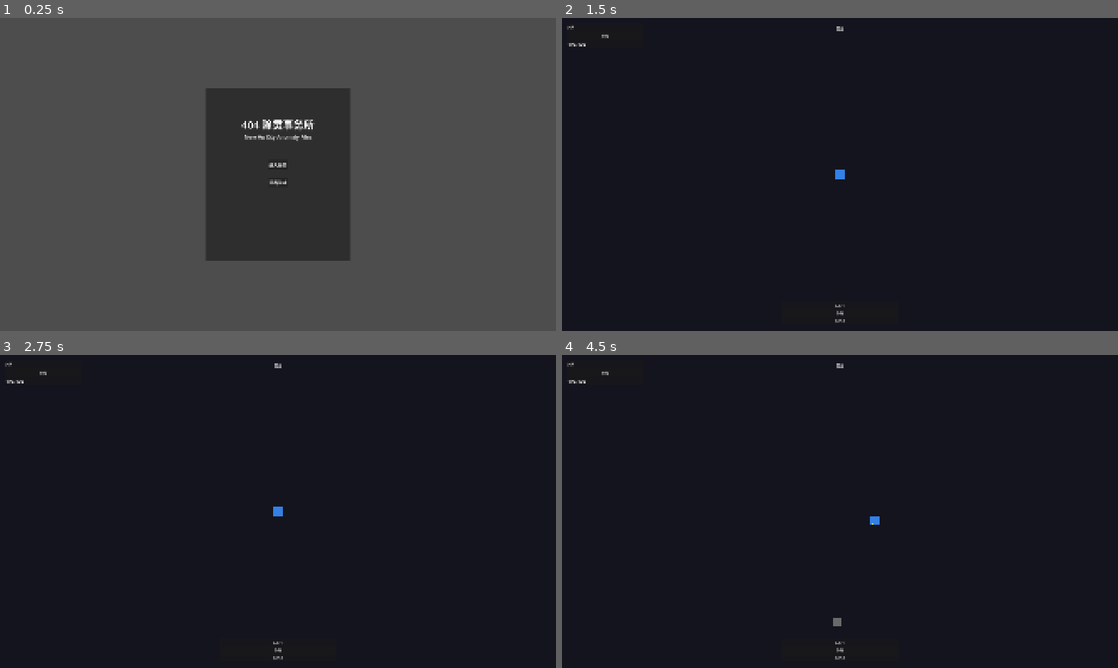
Above: before the commit, frames 1-4 (two rows, left to right).
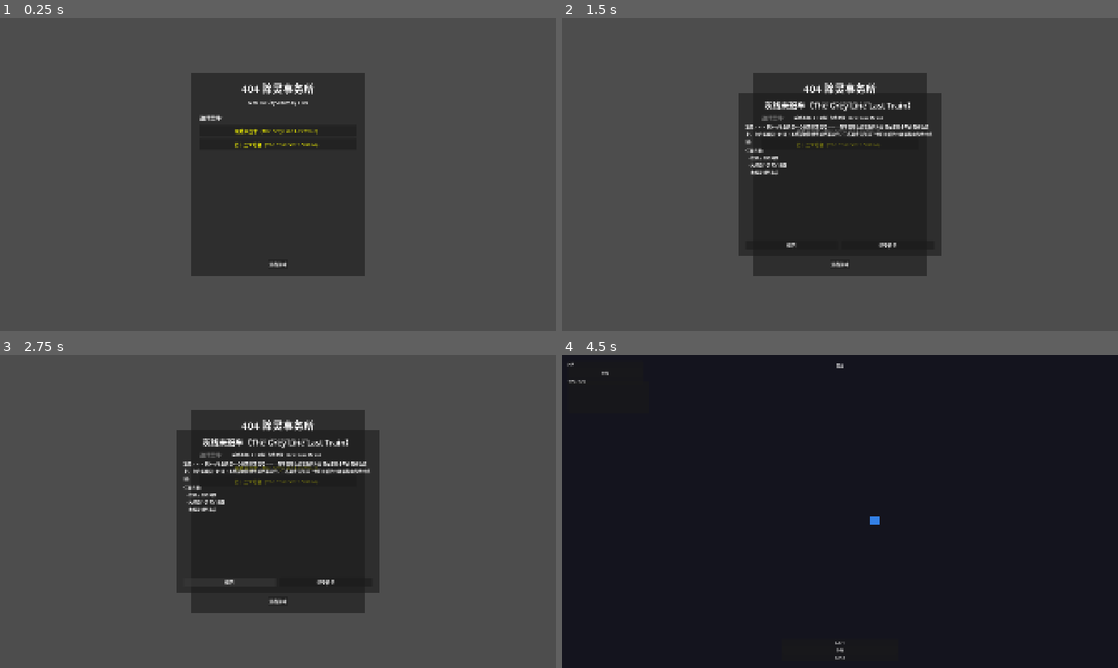
Above: after the commit, the same moments.

Repository: thefoolsparkle-oss/404_exorcism_agency
Game: Godot game, scene res://scenes/main/main.tscn
The game is run twice, just before and just after one commit, with the same random seed, the same clock (stepped at 60 frames per second) and the same inputs.
Inputs (mouse positions are in pixels of both pictures, inside the frame that each line leads up to):
- Up to frame 1 (0.25 s): no input
- Up to frame 2 (1.5 s): click (840, 165) at 0.5 s, where only the run before the commit has a clickable "进入任务"; click (840, 130) at 1.25 s, where only the run after the commit has a clickable "灰线末班车（The Grey Line Last Trai…"
- Up to frame 3 (2.75 s): click (227, 583) at 2 s, where only the run after the commit has a clickable "返回"
- Up to frame 4 (4.5 s): click (890, 583) at 2.75 s, where only the run after the commit has a clickable "接受任务"; tap Enter at 3.5 s; move the mouse to (962, 495) at 3.52 s; hold D (move_right) 3.53-4.28 s; tap 1 at 3.6 s; click (962, 495) at 3.67 s; move the mouse to (728, 527) at 4.27 s; hold S (move_down) from 4.28 s (still down); tap 2 at 4.35 s

The runs differ from the first frame. In frame 1, 6.8% of the frame differs, in the area x 34-66%, y 17-83%; in frame 2, 86%; in frame 3, 86%, in the area x 0-100%, y 0-100%; in frame 4, less than 0.1%.

Commit message:
Phase 2: case system — case data, CaseManager autoload, briefing UI, objective tracker, HUD objectives, integrated spawn/result

Diff:
--- /dev/null
+++ b/game/data/cases/approved_cases.json
@@ -0,0 +1,53 @@
+{
+  "GLM-001": {
+    "case_id": "GLM-001",
+    "title_cn": "灰线末班车",
+    "title_en": "The Grey Line Last Train",
+    "display_name": "灰线末班车（The Grey Line Last Train）",
+    "district": "灰线地铁（Grey Line Metro）",
+    "threat_level": 2,
+    "anomaly_type": ["空间异常", "广播感染"],
+    "briefing": "凌晨2:17，新沪市地铁调度中心收到异常信号——一列不应存在的灰色列车出现在废弃多年的灰线轨道上。此后每晚同一时间，系统都会检测到该列车运行。三名调查员失踪，他们最后的位置都指向灰线终点站。",
+    "objectives": [
+      {"type": "collect", "target": "time_ticket", "count": 3, "text": "找到三张时间票"},
+      {"type": "disable", "target": "broadcast_device", "count": 4, "text": "关闭四个异常广播器"},
+      {"type": "defeat_boss", "target": "grey_line_conductor", "text": "击败灰线列车员"}
+    ],
+    "boss_id": "grey_line_conductor",
+    "enemy_pool": ["empty_seat_passenger", "reverse_walker", "low_frequency_shade"],
+    "spawn_interval_min": 2.5,
+    "spawn_interval_max": 1.0,
+    "ramp_duration": 100.0,
+    "boss_spawn_time": 100.0,
+    "reward_items": ["broken_monthly_pass", "low_frequency_broadcast_module"],
+    "archive_text": "档案编号 GLM-001：经确认，灰线地铁在1987年已全线停运。其轨道在2003年城市改造中被部分拆除。目前运营中的地铁线路均不与灰线接轨。如有市民声称乘坐过灰线列车，请立即联系404事务所。请不要查询终点站。如果广播中出现你的名字，不要回应。",
+    "source_inspiration": [
+      {"title": "都市怪谈集", "url": "https://example.com", "usage": "inspiration_only"}
+    ]
+  },
+  "GLM-002": {
+    "case_id": "GLM-002",
+    "title_cn": "第十三个站台",
+    "title_en": "The Thirteenth Station",
+    "display_name": "第十三个站台（The Thirteenth Station）",
+    "district": "灰线地铁（Grey Line Metro）",
+    "threat_level": 2,
+    "anomaly_type": ["空间异常", "认知感染"],
+    "briefing": "灰线地铁线路图上标记了12个站点。但近期有多名乘客声称在换乘时无意中到达了「第十三个站台」。站台墙壁是湿的，空气中弥漫着海水的气味，尽管新沪市距海岸线有200公里。凡到达此站台的人，都会在接下来三天内反复梦见同一段铁轨。",
+    "objectives": [
+      {"type": "collect", "target": "station_key", "count": 4, "text": "收集四把站台钥匙"},
+      {"type": "defeat_boss", "target": "station_shadow", "text": "击败站台暗影"}
+    ],
+    "boss_id": "station_shadow",
+    "enemy_pool": ["empty_seat_passenger", "reverse_walker", "low_frequency_shade"],
+    "spawn_interval_min": 3.0,
+    "spawn_interval_max": 1.2,
+    "ramp_duration": 110.0,
+    "boss_spawn_time": 110.0,
+    "reward_items": ["rusted_station_key", "seawater_sample"],
+    "archive_text": "档案编号 GLM-002：灰线地铁官方设计图纸显示仅有12个车站。建筑承包商也确认未建造额外的站台结构。关于「海水气味」的来源，地质勘测显示灰线最深处仅为地下30米，不可能接触到地下水层，更不用说海水。",
+    "source_inspiration": [
+      {"title": "都市怪谈集", "url": "https://example.com", "usage": "inspiration_only"}
+    ]
+  }
+}
--- a/game/project.godot
+++ b/game/project.godot
@@ -25,6 +25,7 @@
 EventBus="*res://scripts/core/event_bus.gd"
 GameManager="*res://scripts/core/game_manager.gd"
 DataLoader="*res://scripts/core/data_loader.gd"
+CaseManager="*res://scripts/office/case_manager.gd"
 
 [display]
 
--- a/game/scenes/combat/combat.tscn
+++ b/game/scenes/combat/combat.tscn
@@ -1,11 +1,12 @@
-[gd_scene load_steps=7 format=3]
+[gd_scene load_steps=9 format=3]
 
 [ext_resource type="PackedScene" path="res://scenes/combat/player.tscn" id="1_player_scene"]
 [ext_resource type="Script" path="res://scripts/combat/combat.gd" id="2_combat"]
 [ext_resource type="Script" path="res://scripts/combat/spawn_director.gd" id="3_spawn_dir"]
-[ext_resource type="PackedScene" path="res://scenes/ui/level_up_panel.tscn" id="4_level_up_panel"]
-[ext_resource type="PackedScene" path="res://scenes/ui/hud.tscn" id="5_hud"]
-[ext_resource type="PackedScene" path="res://scenes/ui/result_panel.tscn" id="6_result_panel"]
+[ext_resource type="Script" path="res://scripts/combat/objective_tracker.gd" id="4_obj_tracker"]
+[ext_resource type="PackedScene" path="res://scenes/ui/level_up_panel.tscn" id="5_level_up_panel"]
+[ext_resource type="PackedScene" path="res://scenes/ui/hud.tscn" id="6_hud"]
+[ext_resource type="PackedScene" path="res://scenes/ui/result_panel.tscn" id="7_result_panel"]
 
 [node name="Combat" type="Node2D"]
 script = ExtResource("2_combat")
@@ -15,22 +16,21 @@
 size = Vector2(3840, 2160)
 
 [node name="border_lines" type="Node2D" parent="."]
-
 [node name="obstacles" type="Node2D" parent="."]
-
 [node name="entities" type="Node2D" parent="."]
 
 [node name="player" parent="entities" instance=ExtResource("1_player_scene")]
 position = Vector2(1920, 1080)
 
 [node name="enemies" type="Node2D" parent="entities"]
-
 [node name="projectiles" type="Node2D" parent="."]
-
 [node name="experience_orbs" type="Node2D" parent="."]
 
 [node name="spawn_director" type="Node2D" parent="."]
 script = ExtResource("3_spawn_dir")
+
+[node name="objective_tracker" type="Node" parent="."]
+script = ExtResource("4_obj_tracker")
 
 [node name="camera" type="Camera2D" parent="."]
 position = Vector2(1920, 1080)
@@ -45,8 +45,6 @@
 
 [node name="ui_layer" type="CanvasLayer" parent="."]
 
-[node name="hud" parent="ui_layer" instance=ExtResource("5_hud")]
-
-[node name="level_up_panel" parent="ui_layer" instance=ExtResource("4_level_up_panel")]
-
-[node name="result_panel" parent="ui_layer" instance=ExtResource("6_result_panel")]
+[node name="hud" parent="ui_layer" instance=ExtResource("6_hud")]
+[node name="level_up_panel" parent="ui_layer" instance=ExtResource("5_level_up_panel")]
+[node name="result_panel" parent="ui_layer" instance=ExtResource("7_result_panel")]
--- a/game/scenes/main/main.tscn
+++ b/game/scenes/main/main.tscn
@@ -1,6 +1,7 @@
-[gd_scene load_steps=2 format=3 uid="uid://c5n5ewp8f0g8m"]
+[gd_scene load_steps=4 format=3]
 
 [ext_resource type="Script" path="res://scripts/main/main.gd" id="1_main"]
+[ext_resource type="PackedScene" path="res://scenes/ui/case_briefing.tscn" id="2_briefing"]
 
 [node name="Main" type="Node2D"]
 script = ExtResource("1_main")
@@ -13,21 +14,20 @@
 anchor_top = 0.5
 anchor_right = 0.5
 anchor_bottom = 0.5
-offset_left = -250.0
-offset_top = -300.0
-offset_right = 250.0
-offset_bottom = 300.0
+offset_left = -300.0
+offset_top = -350.0
+offset_right = 300.0
+offset_bottom = 350.0
 
 [node name="VBoxContainer" type="VBoxContainer" parent="CanvasLayer/Panel"]
-anchors_preset = 8
-anchor_left = 0.5
-anchor_top = 0.5
-anchor_right = 0.5
-anchor_bottom = 0.5
-offset_left = -200.0
-offset_top = -200.0
-offset_right = 200.0
-offset_bottom = 200.0
+anchors_preset = 15
+anchor_right = 1.0
+anchor_bottom = 1.0
+offset_left = 30.0
+offset_top = 25.0
+offset_right = -30.0
+offset_bottom = -25.0
+theme_override_constants/separation = 12
 
 [node name="TitleLabel" type="Label" parent="CanvasLayer/Panel/VBoxContainer"]
 layout_mode = 2
@@ -39,25 +39,29 @@
 layout_mode = 2
 text = "New Hu City Anomaly Files"
 horizontal_alignment = 1
+theme_override_font_sizes/font_size = 16
+
+[node name="Separator" type="HSeparator" parent="CanvasLayer/Panel/VBoxContainer"]
+layout_mode = 2
+
+[node name="CaseLabel" type="Label" parent="CanvasLayer/Panel/VBoxContainer"]
+layout_mode = 2
+text = "选择案件:"
 theme_override_font_sizes/font_size = 18
+
+[node name="CaseListContainer" type="VBoxContainer" parent="CanvasLayer/Panel/VBoxContainer"]
+layout_mode = 2
+size_flags_vertical = 3
+theme_override_constants/separation = 6
 
 [node name="Spacer" type="Control" parent="CanvasLayer/Panel/VBoxContainer"]
 layout_mode = 2
-custom_minimum_size = Vector2(0, 60)
-
-[node name="StartButton" type="Button" parent="CanvasLayer/Panel/VBoxContainer"]
-layout_mode = 2
-text = "进入任务"
-size_flags_horizontal = 4
-
-[node name="Spacer2" type="Control" parent="CanvasLayer/Panel/VBoxContainer"]
-layout_mode = 2
-custom_minimum_size = Vector2(0, 20)
 
 [node name="QuitButton" type="Button" parent="CanvasLayer/Panel/VBoxContainer"]
 layout_mode = 2
 text = "退出游戏"
 size_flags_horizontal = 4
 
-[connection signal="pressed" from="CanvasLayer/Panel/VBoxContainer/StartButton" to="." method="_on_start_button_pressed"]
+[node name="CaseBriefing" parent="." instance=ExtResource("2_briefing")]
+
 [connection signal="pressed" from="CanvasLayer/Panel/VBoxContainer/QuitButton" to="." method="_on_quit_button_pressed"]
--- /dev/null
+++ b/game/scenes/ui/case_briefing.tscn
@@ -0,0 +1,68 @@
+[gd_scene load_steps=2 format=3]
+
+[ext_resource type="Script" path="res://scripts/ui/case_briefing.gd" id="1_briefing"]
+
+[node name="CaseBriefing" type="CanvasLayer"]
+script = ExtResource("1_briefing")
+
+[node name="panel" type="Panel" parent="."]
+anchors_preset = 8
+anchor_left = 0.5
+anchor_top = 0.5
+anchor_right = 0.5
+anchor_bottom = 0.5
+offset_left = -350.0
+offset_top = -280.0
+offset_right = 350.0
+offset_bottom = 280.0
+
+[node name="vbox" type="VBoxContainer" parent="panel"]
+anchors_preset = 15
+anchor_right = 1.0
+anchor_bottom = 1.0
+offset_left = 25.0
+offset_top = 20.0
+offset_right = -25.0
+offset_bottom = -20.0
+theme_override_constants/separation = 10
+
+[node name="title_label" type="Label" parent="panel/vbox"]
+layout_mode = 2
+text = "案件标题"
+horizontal_alignment = 1
+theme_override_font_sizes/font_size = 28
+
+[node name="threat_label" type="Label" parent="panel/vbox"]
+layout_mode = 2
+text = "威胁等级: - | 区域: -"
+horizontal_alignment = 1
+theme_override_font_sizes/font_size = 14
+
+[node name="briefing_label" type="Label" parent="panel/vbox"]
+layout_mode = 2
+text = "案件简报"
+autowrap_mode = 3
+theme_override_font_sizes/font_size = 14
+
+[node name="objectives_label" type="Label" parent="panel/vbox"]
+layout_mode = 2
+text = "任务目标:\n  - [目标]"
+theme_override_font_sizes/font_size = 14
+
+[node name="spacer" type="Control" parent="panel/vbox"]
+layout_mode = 2
+size_flags_vertical = 3
+
+[node name="hbox" type="HBoxContainer" parent="panel/vbox"]
+layout_mode = 2
+theme_override_constants/separation = 15
+
+[node name="back_button" type="Button" parent="panel/vbox/hbox"]
+layout_mode = 2
+text = "返回"
+size_flags_horizontal = 3
+
+[node name="confirm_button" type="Button" parent="panel/vbox/hbox"]
+layout_mode = 2
+text = "接受任务"
+size_flags_horizontal = 3
--- /dev/null
+++ b/game/scenes/ui/case_select_card.tscn
@@ -0,0 +1,7 @@
+[gd_scene load_steps=2 format=3]
+
+[ext_resource type="Script" path="res://scripts/ui/case_select_card.gd" id="1_card"]
+
+[node name="CaseSelectCard" type="Button"]
+custom_minimum_size = Vector2(200, 40)
+script = ExtResource("1_card")
--- a/game/scenes/ui/hud.tscn
+++ b/game/scenes/ui/hud.tscn
@@ -93,3 +93,19 @@
 offset_right = 400.0
 offset_bottom = -10.0
 theme_override_constants/separation = 6
+
+[node name="objectives_panel" type="PanelContainer" parent="."]
+anchors_preset = 2
+anchor_left = 0.0
+anchor_top = 0.0
+anchor_right = 0.0
+anchor_bottom = 0.0
+offset_left = 20.0
+offset_top = 90.0
+offset_right = 300.0
+offset_bottom = 200.0
+
+[node name="objectives_label" type="Label" parent="objectives_panel"]
+layout_mode = 2
+text = "任务目标:"
+theme_override_font_sizes/font_size = 13
--- a/game/scripts/combat/combat.gd
+++ b/game/scripts/combat/combat.gd
@@ -1,9 +1,17 @@
 extends Node2D
 
 var xp_orb_scene: PackedScene = preload("res://scenes/combat/experience_orb.tscn")
+var current_case: Dictionary = {}
+var enemy_kill_count: int = 0
+
+@onready var objective_tracker: Node = $objective_tracker
 
 func _ready() -> void:
+	current_case = CaseManager.get_current_case()
+	objective_tracker.setup(current_case)
+	objective_tracker.all_objectives_complete.connect(_on_all_objectives_done)
 	EventBus.experience_dropped.connect(_on_experience_dropped)
+	EventBus.enemy_killed.connect(_on_enemy_killed)
 	EventBus.combat_started.emit()
 
 func _on_experience_dropped(position: Vector2, amount: int) -> void:
@@ -11,3 +19,28 @@
 	orb.global_position = position
 	orb.experience_amount = amount
 	$experience_orbs.add_child(orb)
+
+func _on_enemy_killed(_type: String, _pos: Vector2) -> void:
+	enemy_kill_count += 1
+	if enemy_kill_count % 5 == 0:
+		objective_tracker.report_event("collect", "time_ticket", 1)
+	if enemy_kill_count % 7 == 0:
+		objective_tracker.report_event("disable", "broadcast_device", 1)
+
+func _on_all_objectives_done() -> void:
+	var boss_id: String = current_case.get("boss_id", "")
+	if boss_id == "station_shadow":
+		_spawn_station_boss()
+
+func _spawn_station_boss() -> void:
+	var boss_scene: PackedScene = preload("res://scenes/combat/boss/grey_line_conductor.tscn")
+	if boss_scene:
+		var boss: Node2D = boss_scene.instantiate()
+		boss.global_position = Vector2(1920, 300)
+		if boss.has_method("set_player_ref"):
+			boss.set_player_ref($"entities/player")
+		$entities/enemies.add_child(boss)
+		EventBus.boss_spawned.emit()
+
+func get_current_case() -> Dictionary:
+	return current_case
--- /dev/null
+++ b/game/scripts/combat/objective_tracker.gd
@@ -0,0 +1,49 @@
+extends Node
+
+signal objective_updated(index: int, current: int, target: int)
+signal all_objectives_complete()
+
+var objectives: Array = []
+var progress: Dictionary = {}
+
+func setup(case_data: Dictionary) -> void:
+	objectives = case_data.get("objectives", [])
+	progress.clear()
+	for i in range(objectives.size()):
+		progress[i] = 0
+	EventBus.boss_defeated.connect(_on_boss_defeated)
+
+func _on_boss_defeated() -> void:
+	var current_case: Dictionary = CaseManager.get_current_case()
+	var boss_id: String = current_case.get("boss_id", "")
+	if not boss_id.is_empty():
+		report_event("defeat_boss", boss_id, 1)
+
+func report_event(event_type: String, target: String, count: int = 1) -> void:
+	for i in range(objectives.size()):
+		var obj: Dictionary = objectives[i]
+		if obj.get("type") == event_type and obj.get("target") == target:
+			progress[i] = progress.get(i, 0) + count
+			var required: int = obj.get("count", 1)
+			progress[i] = min(progress[i], required)
+			objective_updated.emit(i, progress[i], required)
+			_check_completion()
+
+func is_objective_done(index: int) -> bool:
+	return progress.get(index, 0) >= objectives[index].get("count", 1)
+
+func are_all_done() -> bool:
+	for i in range(objectives.size()):
+		if not is_objective_done(i):
+			return false
+	return true
+
+func _check_completion() -> void:
+	if are_all_done():
+		all_objectives_complete.emit()
+
+func get_objective_text(index: int) -> String:
+	if index < objectives.size():
+		var obj: Dictionary = objectives[index]
+		return "%s (%d/%d)" % [obj.get("text", ""), progress.get(index, 0), obj.get("count", 1)]
+	return ""
--- a/game/scripts/combat/spawn_director.gd
+++ b/game/scripts/combat/spawn_director.gd
@@ -14,16 +14,34 @@
 var enabled: bool = false
 var enemy_data: Dictionary = {}
 var enemy_scene: PackedScene = preload("res://scenes/combat/enemies/enemy_base.tscn")
+var current_case: Dictionary = {}
+var boss_triggered_by_objectives: bool = false
 
 @onready var player: CharacterBody2D = $"../entities/player"
 @onready var enemies_container: Node2D = $"../entities/enemies"
 
 func _ready() -> void:
 	enemy_data = DataLoader.load_json("res://data/enemies/enemies.json")
+	current_case = CaseManager.get_current_case()
+	if not current_case.is_empty():
+		spawn_interval_min = current_case.get("spawn_interval_min", spawn_interval_min)
+		spawn_interval_max = current_case.get("spawn_interval_max", spawn_interval_max)
+		ramp_duration = current_case.get("ramp_duration", ramp_duration)
+		boss_spawn_time = current_case.get("boss_spawn_time", boss_spawn_time)
+
+	var objectives: Array = current_case.get("objectives", [])
+	for obj in objectives:
+		if obj.get("type") == "defeat_boss":
+			boss_triggered_by_objectives = true
+
 	EventBus.combat_started.connect(_on_combat_started)
 	EventBus.combat_ended.connect(_on_combat_ended)
 	EventBus.combat_paused.connect(_on_paused)
 	EventBus.combat_resumed.connect(_on_resumed)
+
+	var tracker = get_tree().current_scene.get_node_or_null("objective_tracker")
+	if tracker:
+		tracker.all_objectives_complete.connect(_on_objectives_done)
 
 func _on_combat_started() -> void:
 	enabled = true
@@ -47,6 +65,15 @@
 
 	game_timer += delta
 
+	if boss_triggered_by_objectives:
+		timer += delta
+		if timer >= next_spawn:
+			timer = 0.0
+			_spawn_enemy()
+			var t: float = min(game_timer / ramp_duration, 1.0)
+			next_spawn = lerp(spawn_interval_min, spawn_interval_max, t)
+		return
+
 	if game_timer >= boss_spawn_time and not boss_spawned:
 		_spawn_boss()
 		return
@@ -57,6 +84,9 @@
 		_spawn_enemy()
 		var t: float = min(game_timer / ramp_duration, 1.0)
 		next_spawn = lerp(spawn_interval_min, spawn_interval_max, t)
+
+func _on_objectives_done() -> void:
+	_spawn_boss()
 
 func _spawn_enemy() -> void:
 	var spawn_pos: Vector2 = _get_spawn_position()
@@ -95,16 +125,23 @@
 	return pos
 
 func _choose_enemy_type() -> String:
-	var types: Array[String] = ["empty_seat_passenger"]
-	if game_timer > 30:
-		types.append("reverse_walker")
-	if game_timer > 60:
-		types.append("low_frequency_shade")
-	return types[randi() % types.size()]
+	var pool: Array = current_case.get("enemy_pool", ["empty_seat_passenger", "reverse_walker", "low_frequency_shade"])
+	if game_timer < 30:
+		return pool[0] if pool.size() > 0 else "empty_seat_passenger"
+	elif game_timer < 60:
+		return pool[randi() % min(2, pool.size())]
+	else:
+		return pool[randi() % pool.size()]
 
 func _spawn_boss() -> void:
 	boss_spawned = true
-	var boss_scene: PackedScene = preload("res://scenes/combat/boss/grey_line_conductor.tscn")
+	var boss_id: String = current_case.get("boss_id", "grey_line_conductor")
+	var boss_path: String = "res://scenes/combat/boss/" + boss_id + ".tscn"
+	var boss_scene: PackedScene
+	if ResourceLoader.exists(boss_path):
+		boss_scene = load(boss_path)
+	else:
+		boss_scene = preload("res://scenes/combat/boss/grey_line_conductor.tscn")
 	if boss_scene:
 		var boss: Node2D = boss_scene.instantiate()
 		boss.global_position = Vector2(1920, 300)
--- a/game/scripts/main/main.gd
+++ b/game/scripts/main/main.gd
@@ -1,11 +1,38 @@
 extends Node2D
 
+var selected_case_id: String = ""
+
+@onready var briefing: CanvasLayer = $CaseBriefing
+@onready var case_list_container: VBoxContainer = $CanvasLayer/Panel/VBoxContainer/CaseListContainer
+@onready var start_button: Button = $CanvasLayer/Panel/VBoxContainer/StartButton
+@onready var card_scene: PackedScene = preload("res://scenes/ui/case_select_card.tscn")
+
 func _ready() -> void:
+	briefing.case_confirmed.connect(_on_case_confirmed)
+	briefing.case_cancelled.connect(_on_case_cancelled)
+	_populate_case_list()
+
+func _populate_case_list() -> void:
+	for child in case_list_container.get_children():
+		child.queue_free()
+
+	var all_cases: Array = CaseManager.get_all_cases()
+	for case_data in all_cases:
+		var card: Button = card_scene.instantiate()
+		card.case_data = case_data
+		card.case_selected.connect(_on_case_selected)
+		case_list_container.add_child(card)
+
+func _on_case_selected(case_id: String) -> void:
+	selected_case_id = case_id
+	CaseManager.select_case(case_id)
+	briefing.show_case(case_id)
+
+func _on_case_confirmed(_case_id: String) -> void:
+	get_tree().change_scene_to_file("res://scenes/combat/combat.tscn")
+
+func _on_case_cancelled() -> void:
 	pass
-
-func _on_start_button_pressed() -> void:
-	# TODO: Phase 1.1 — change to combat scene
-	get_tree().change_scene_to_file("res://scenes/combat/combat.tscn")
 
 func _on_quit_button_pressed() -> void:
 	get_tree().quit()
--- /dev/null
+++ b/game/scripts/office/case_manager.gd
@@ -0,0 +1,35 @@
+extends Node
+
+var cases: Dictionary = {}
+var current_case_id: String = ""
+
+func _ready() -> void:
+	cases = load_json("res://data/cases/approved_cases.json")
+
+func load_json(path: String) -> Dictionary:
+	if not FileAccess.file_exists(path):
+		push_error("CaseManager: file not found: %s" % path)
+		return {}
+	var file: FileAccess = FileAccess.open(path, FileAccess.READ)
+	var text: String = file.get_as_text()
+	var json: JSON = JSON.new()
+	var error: Error = json.parse(text)
+	if error != OK:
+		push_error("CaseManager: JSON parse error: %s" % json.get_error_message())
+		return {}
+	return json.data
+
+func get_case(case_id: String) -> Dictionary:
+	return cases.get(case_id, {})
+
+func get_all_cases() -> Array:
+	var list: Array = []
+	for case_id in cases:
+		list.append(cases[case_id])
+	return list
+
+func select_case(case_id: String) -> void:
+	current_case_id = case_id
+
+func get_current_case() -> Dictionary:
+	return cases.get(current_case_id, {})
--- /dev/null
+++ b/game/scripts/ui/case_briefing.gd
@@ -0,0 +1,41 @@
+extends CanvasLayer
+
+signal case_confirmed(case_id: String)
+signal case_cancelled()
+
+var case_data: Dictionary = {}
+
+@onready var title_label: Label = $panel/vbox/title_label
+@onready var threat_label: Label = $panel/vbox/threat_label
+@onready var briefing_label: Label = $panel/vbox/briefing_label
+@onready var objectives_label: Label = $panel/vbox/objectives_label
+@onready var confirm_button: Button = $panel/vbox/hbox/confirm_button
+@onready var back_button: Button = $panel/vbox/hbox/back_button
+
+func _ready() -> void:
+	visible = false
+	confirm_button.pressed.connect(_on_confirm)
+	back_button.pressed.connect(_on_back)
+
+func show_case(case_id: String) -> void:
+	case_data = CaseManager.get_case(case_id)
+	if case_data.is_empty():
+		return
+
+	title_label.text = case_data.get("display_name", case_id)
+	threat_label.text = "威胁等级: %d | 区域: %s" % [case_data.get("threat_level", 1), case_data.get("district", "")]
+	briefing_label.text = case_data.get("briefing", "")
+
+	var obj_text: String = "任务目标:\n"
+	for obj in case_data.get("objectives", []):
+		obj_text += "  - %s\n" % obj.get("text", "")
+	objectives_label.text = obj_text
+
+	visible = true
+
+func _on_confirm() -> void:
+	visible = false
+	case_confirmed.emit(case_data.get("case_id", ""))
+
+func _on_back() -> void:
+	case_cancelled.emit()
--- /dev/null
+++ b/game/scripts/ui/case_select_card.gd
@@ -0,0 +1,17 @@
+extends Button
+
+signal case_selected(case_id: String)
+
+var case_data: Dictionary = {}
+
+func _ready() -> void:
+	text = case_data.get("display_name", "???")
+	var threat: int = case_data.get("threat_level", 1)
+	var color_str: String = "green"
+	match threat:
+		1: color_str = "green"
+		2: color_str = "yellow"
+		3: color_str = "orange"
+		_: color_str = "red"
+	add_theme_color_override("font_color", Color(color_str))
+	pressed.connect(func(): case_selected.emit(case_data.get("case_id", "")))
--- a/game/scripts/ui/hud_controller.gd
+++ b/game/scripts/ui/hud_controller.gd
@@ -8,6 +8,7 @@
 @onready var timer_label: Label = $timer_label
 @onready var boss_hp: ProgressBar = $boss_hp
 @onready var skill_icons: HBoxContainer = $skill_icons
+@onready var objectives_label: Label = $objectives_panel/objectives_label
 
 var skill_scene: PackedScene = preload("res://scenes/ui/skill_icon.tscn")
 
@@ -19,6 +20,13 @@
 	EventBus.skill_acquired.connect(_on_skill_acquired)
 	EventBus.combat_started.connect(_on_combat_started)
 	boss_hp.visible = false
+
+	var tracker = get_tree().current_scene.get_node_or_null("objective_tracker")
+	if tracker:
+		tracker.objective_updated.connect(_on_objective_updated)
+		_refresh_objectives()
+	else:
+		objectives_label.visible = false
 
 func _on_combat_started() -> void:
 	boss_hp.visible = false
@@ -58,3 +66,15 @@
 	icon.skill_id = skill_id
 	icon.skill_tier = tier
 	skill_icons.add_child(icon)
+
+func _on_objective_updated(_index: int, _current: int, _target: int) -> void:
+	_refresh_objectives()
+
+func _refresh_objectives() -> void:
+	var tracker = get_tree().current_scene.get_node_or_null("objective_tracker")
+	if not tracker:
+		return
+	var lines: PackedStringArray = []
+	for i in range(tracker.objectives.size()):
+		lines.append(tracker.get_objective_text(i))
+	objectives_label.text = "\n".join(lines)
--- a/game/scripts/ui/result_panel.gd
+++ b/game/scripts/ui/result_panel.gd
@@ -20,7 +20,15 @@
 		title_label.text = "任务失败"
 		title_label.add_theme_color_override("font_color", Color.RED)
 
-	stats_label.text = "击杀: %d | 等级: %d" % [kill_count, final_level]
+	var obj_lines: PackedStringArray = ["击杀: %d | 等级: %d" % [kill_count, final_level]]
+	var tracker = get_tree().current_scene.get_node_or_null("objective_tracker")
+	if tracker:
+		obj_lines.append("")
+		obj_lines.append("目标完成情况:")
+		for i in range(tracker.objectives.size()):
+			var mark: String = "✓" if tracker.is_objective_done(i) else "✗"
+			obj_lines.append("  %s %s" % [mark, tracker.objectives[i].get("text", "")])
+	stats_label.text = "\n".join(obj_lines)
 	visible = true
 
 func _on_restart_pressed() -> void:
